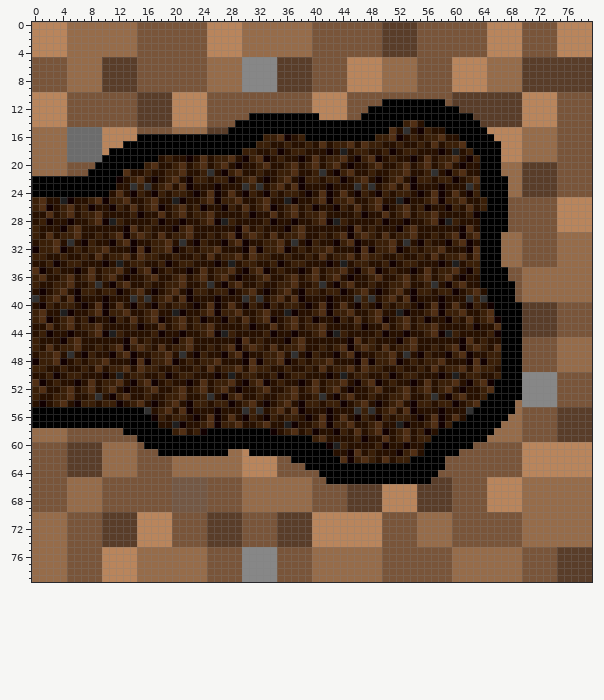
Two versions of one sprite sheet, assets/map/node_8.png. The picture above is the old version.
The file is 80x80 pixels. Colours within 5 levels of each other are drawn and written as one.
After:
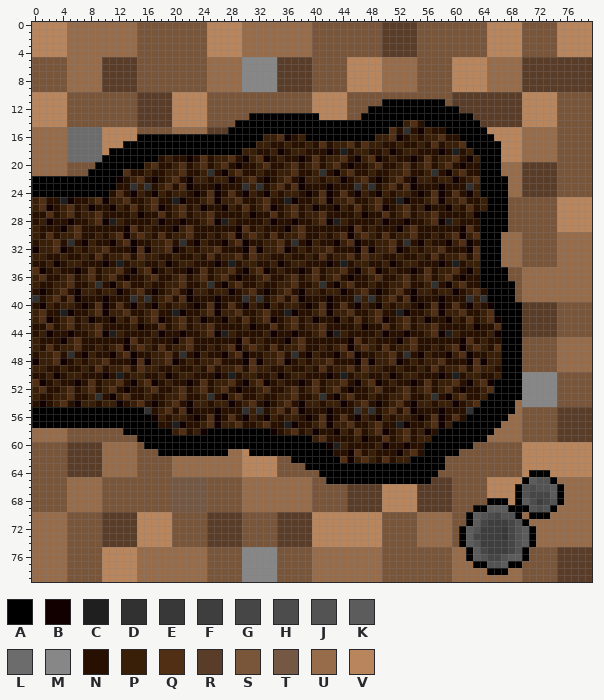
Palette (. is transparent): A #000000  B #120000  C #1f1f1f  D #313131  E #383838  F #3e3e3e  G #464646  H #4c4c4c  J #535353  K #5c5c5c  L #6c6c6c  M #878787  N #271000  P #3a1f08  Q #512f14  R #593d29  S #79553a  T #745844  U #966c4a  V #b9855c
Diff:
y 64: x 71..73 VVV -> AAA
y 65: x 70..74 UUUUU -> AKJJA
y 66: x 69..75 VUUUUUU -> AJHJJKA
y 67: x 69..75 VUUUUUU -> AJGGGKA
y 68: x 65..67 VVV -> AAA; x 69..75 VUUUUUU -> AKHFGJA
y 69: x 63..74 SSVVVVVUUUUU -> AAKKKAAAJHJA
y 70: x 62..69 SSSSSSSS -> AKJHGJJA; x 71..73 UUU -> AAA
y 71: x 62..70 SSSSSSSSU -> AKGFFFGJA
y 72: x 61..71 SSSSSSSSSUU -> AKJFFFEGJKA
y 73: x 61..71 SSSSSSSSSUU -> AKGFFFEGJKA
y 74: x 61..71 SSSSSSSSSUU -> AKJFFFFGJKA
y 75: x 62..70 UUUUUUUUS -> AKGFFFGJA
y 76: x 62..70 UUUUUUUUS -> AKJGGJKKA
y 77: x 63..69 UUUUUUU -> AAJJKAA
y 78: x 65..67 UUU -> AAA
